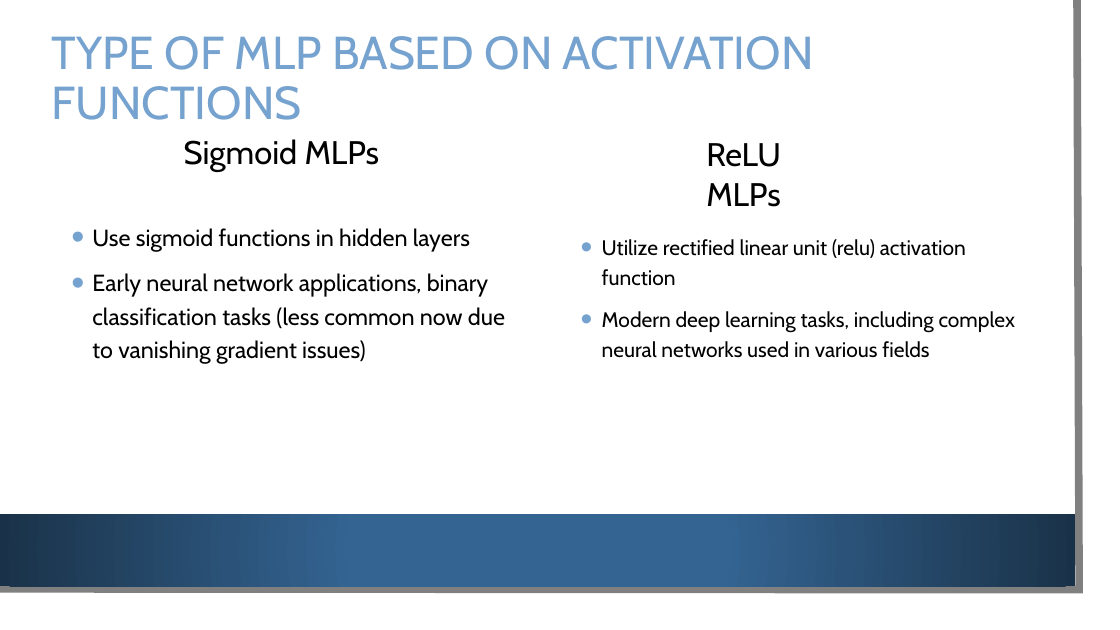
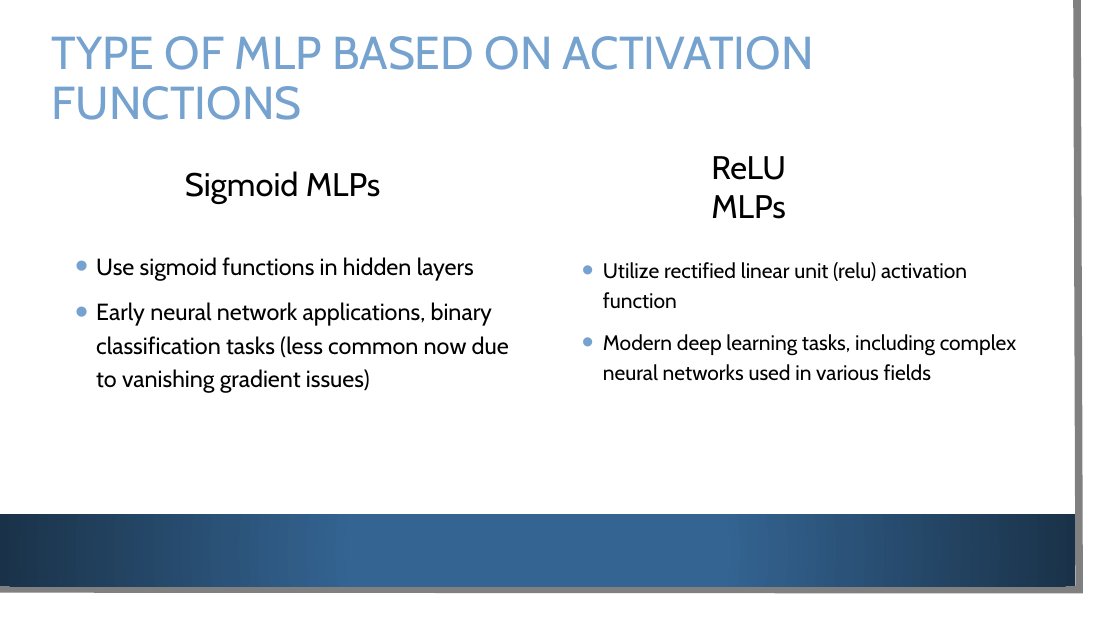
Before and after one commit to SajidMajeed92/PGD-Deep-Learning-2024, a slide deck: slide 7 of Lectures/MLP.pptx. Drawn at 1120x630 pixels with LibreOffice and Linux fonts; fonts in the diff are those of the drawing; background and template pictures are left out. Boxes give left, top, right and bottom in pixels: in the first picture for what was removed or moved away, otherwise in the second. Text is boxed around its words. In the diff, an @@ line names an element or a change of style, - is before the commit and + after.

```diff
--- a/Lectures/MLP.pptx
+++ b/Lectures/MLP.pptx
@@ text "ReLU MLPs": place and size @@
-text "ReLU MLPs" at (706,143,781,207)
+text "ReLU MLPs" at (711,156,786,219)
@@ text "Sigmoid MLPs": place and size @@
-text "Sigmoid MLPs" at (184,139,380,172)
+text "Sigmoid MLPs" at (185,171,381,204)
@@ text "Use sigmoid functions in hidden ...": place and size @@
-text "Use sigmoid functions in hidden ..." at (92,228,505,364)
+text "Use sigmoid functions in hidden ..." at (96,257,509,393)
@@ text "Utilize rectified linear unit (relu) ...": place and size @@
-text "Utilize rectified linear unit (relu) ..." at (602,239,1015,358)
+text "Utilize rectified linear unit (relu) ..." at (603,262,1016,381)
```
Also in this commit, not shown: 3 other slides changed, 2 other files.
